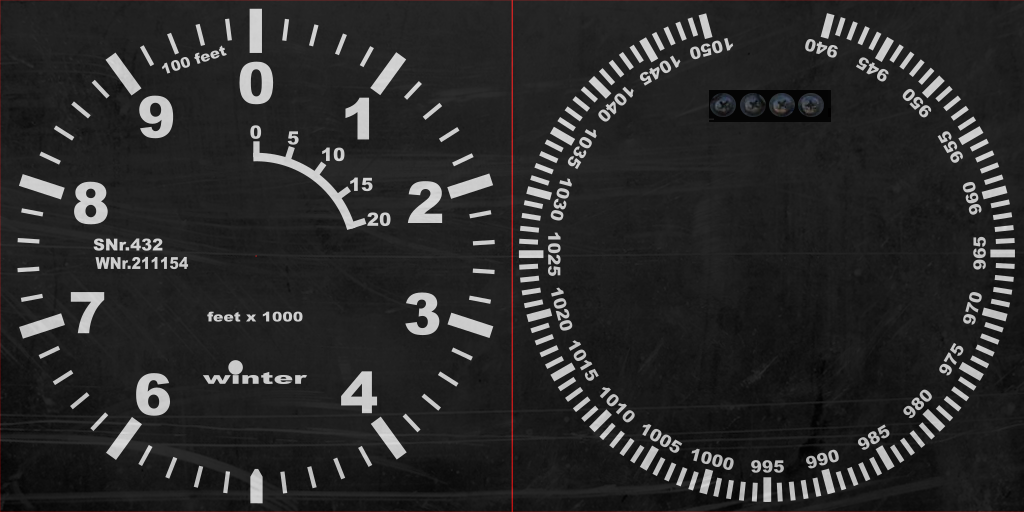
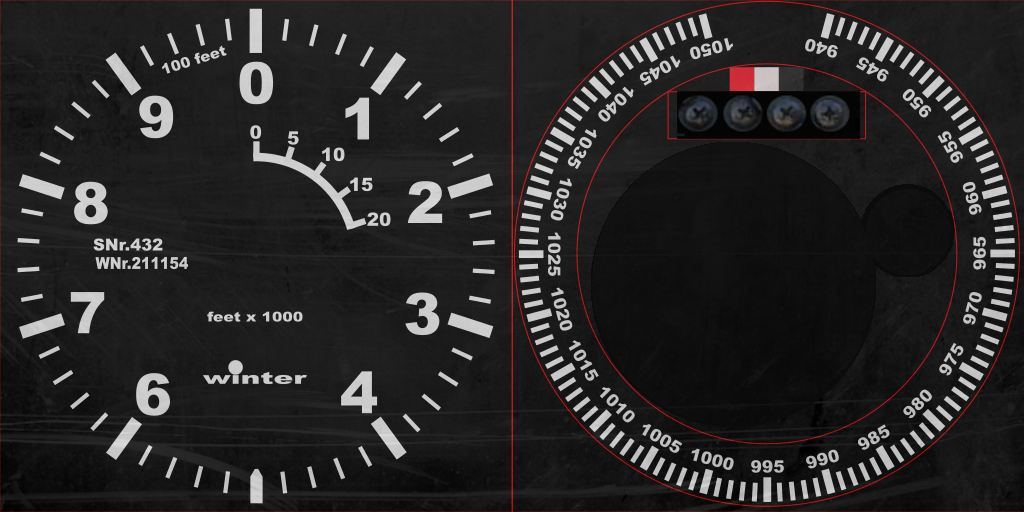
Layered file, before and after one edit (w=1024, h=512). Changes by layer:
painted on "screws" over [677, 90, 861, 139]
added layer "clipboard2" (12%) above "bg" over [592, 142, 951, 425]
added layer "bg" above "clipboard" over [591, 142, 955, 427]
painted on "clipboard" over [592, 142, 951, 425]
removed layer "winter-4320.png" over [0, 0, 1024, 512]
added layer "winter-4320.png #1" over [0, 0, 1024, 512]
